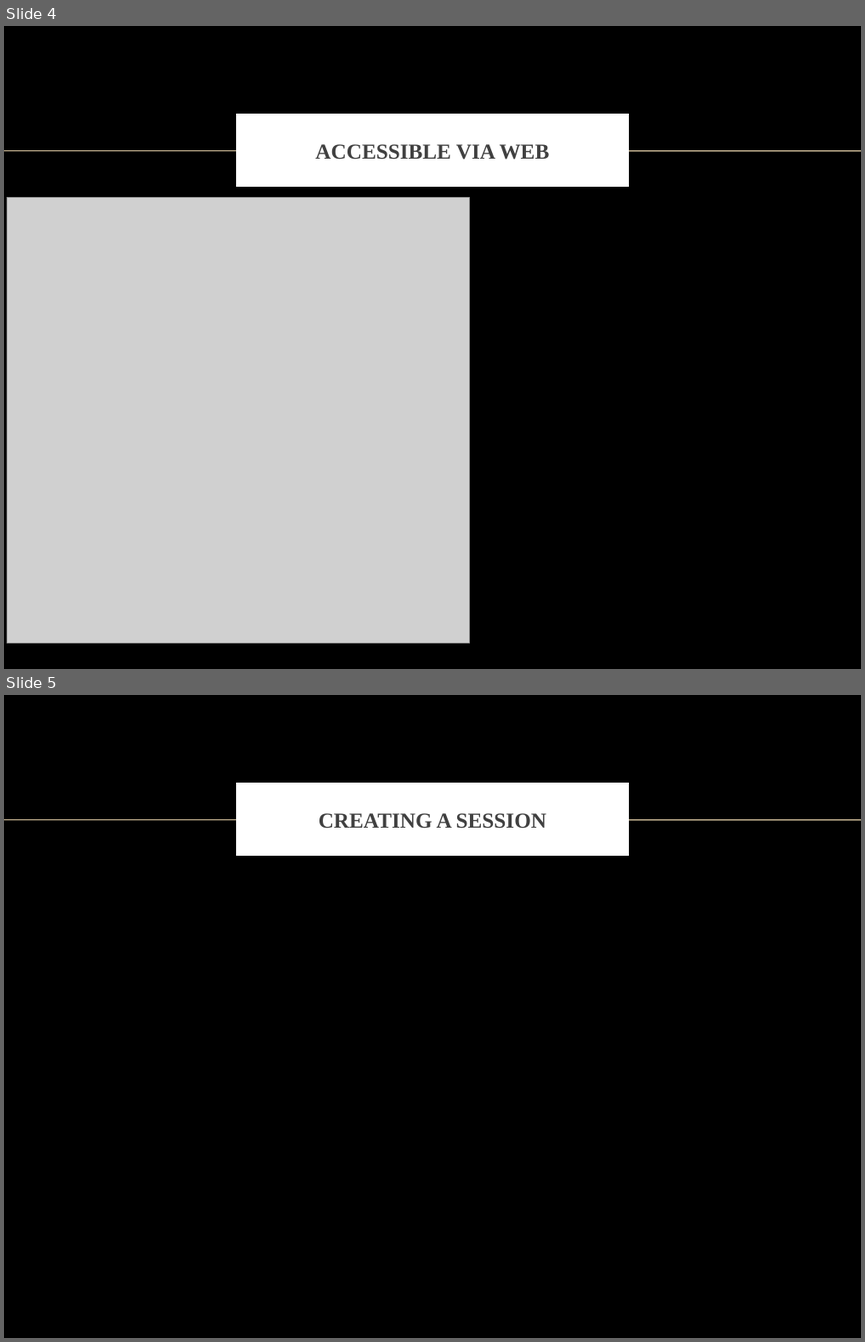
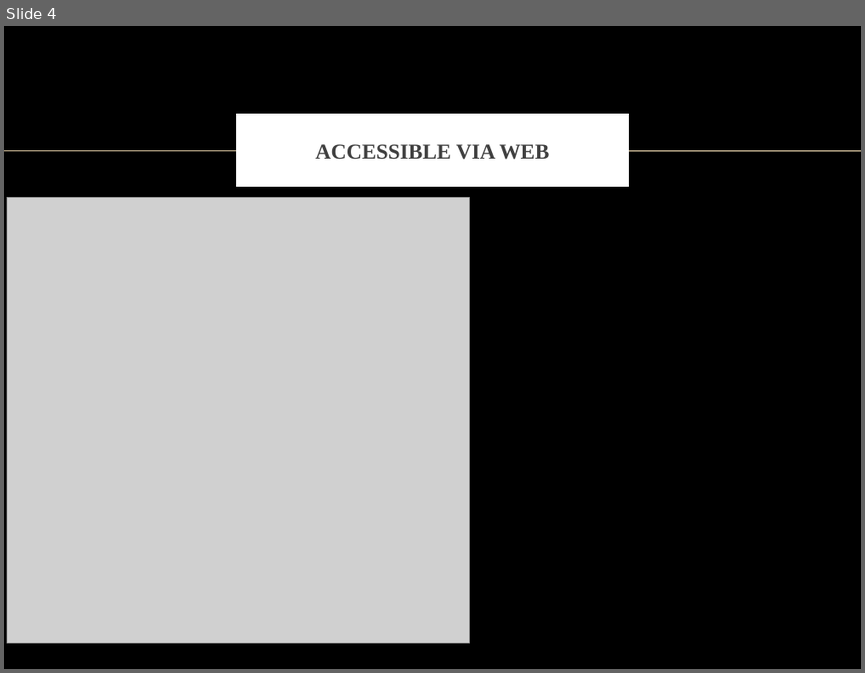
Before and after one commit to anahi2011/csci130project, a slide deck: Presentations/pres_may_2.pptx. Shown one above the other, each under a label of ours: slides 4 and 5 before the commit, slide 4 after it. The pictures are 865x1342 and 865x673 pixels, drawn with LibreOffice and Linux fonts; fonts in the diff are those of the drawing; grey boxes stand for pictures; background and template pictures are left out. Boxes give left, top, right and bottom in pixels: in the first picture for what was removed or moved away, otherwise in the second. Text is boxed around its words. In the diff, an @@ line names an element or a change of style, - is before the commit and + after.

```diff
--- a/Presentations/pres_may_2.pptx
+++ b/Presentations/pres_may_2.pptx
@@ slide 5 removed at [4,695,861,1338], background picture (left out); not listed: 1 template element that a slide beside it also shows @@
@@ title removed at [239,787,625,852] @@
-CREATING A SESSION
```
Also in this commit, not shown: 1 slide added.
